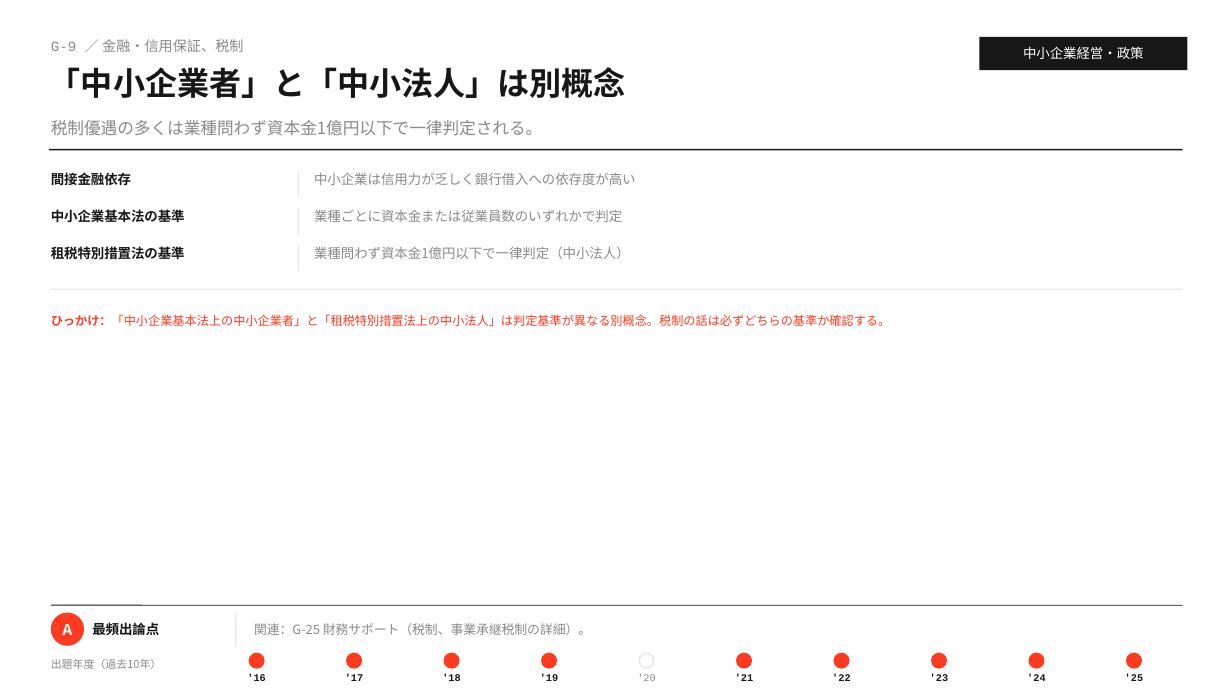
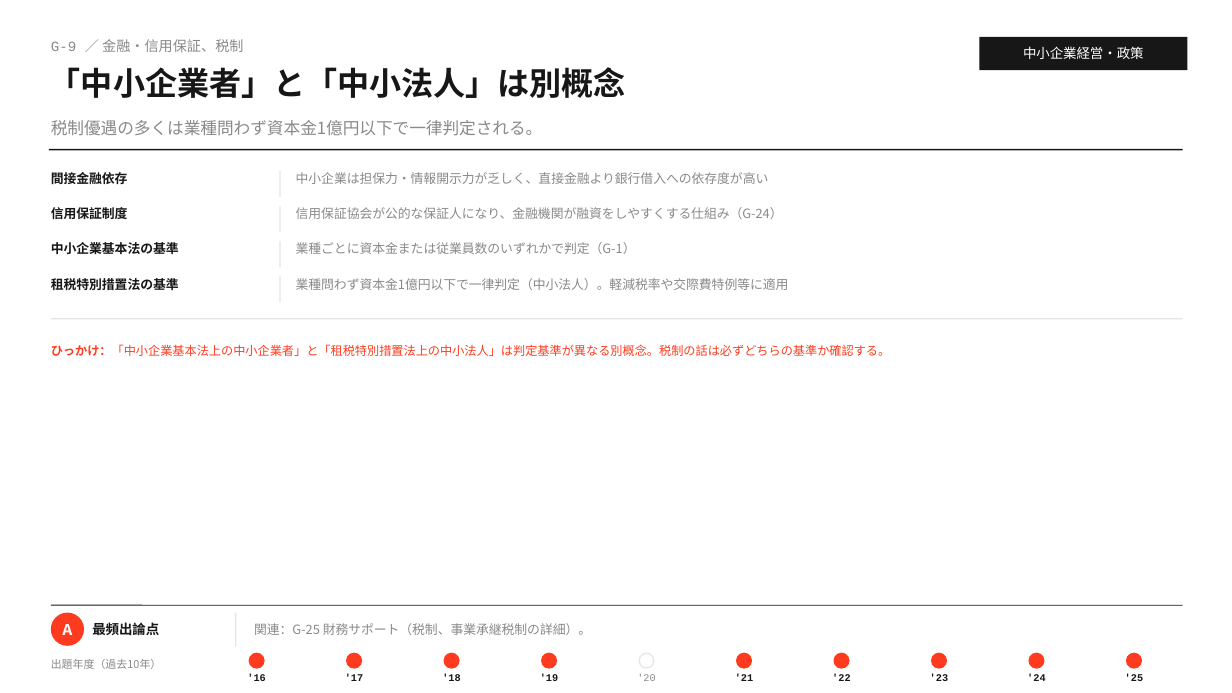
Before and after one commit to MasatoshiSano/SMEC, a slide deck: slide 15 of slides/1st_stage/G_sme_management_policy.pptx. Drawn at 1232x693 pixels with LibreOffice and Linux fonts; fonts in the diff are those of the drawing. Boxes give left, top, right and bottom in pixels: in the first picture for what was removed or moved away, otherwise in the second. Text is boxed around its words. In the diff, an @@ line names an element or a change of style, - is before the commit and + after.

```diff
--- a/slides/1st_stage/G_sme_management_policy.pptx
+++ b/slides/1st_stage/G_sme_management_policy.pptx
@@ line moved from (299, 171) - (299, 197) to (280, 171) - (280, 197) @@
@@ text at <box>296,172,769,184</box>: text changed; size 10.5 to 10 pt @@
-中小企業は信用力が乏しく銀行借入への依存度が高い
+中小企業は担保力・情報開示力が乏しく、直接金融より銀行借入への依存度が高い
@@ text added at <box>51,207,128,219</box>, 10 pt, text #171717, bold @@
+信用保証制度
@@ line moved from (299, 208) - (299, 234) to (280, 206) - (280, 232) @@
@@ text added at <box>296,207,783,219</box>, 10 pt, text #8A8A8A @@
+信用保証協会が公的な保証人になり、金融機関が融資をしやすくする仕組み（G-24）
@@ size 10.5 to 10 pt in 3 elements at <box>51,172,128,184</box>, <box>51,278,179,290</box>, <box>51,242,179,254</box> @@
@@ text "中小企業基本法の基準": place and size @@
-text "中小企業基本法の基準" at <box>51,209,185,223</box>
+text "中小企業基本法の基準" at <box>51,242,179,254</box>
@@ line moved from (299, 245) - (299, 271) to (280, 241) - (280, 267) @@
@@ text at <box>296,242,636,254</box>: text changed; size 10.5 to 10 pt @@
-業種ごとに資本金または従業員数のいずれかで判定
+業種ごとに資本金または従業員数のいずれかで判定（G-1）
@@ text "租税特別措置法の基準": place and size @@
-text "租税特別措置法の基準" at <box>51,246,185,259</box>
+text "租税特別措置法の基準" at <box>51,278,179,290</box>
@@ line added from (280, 276) to (280, 302), #E6E6E6 1 pt @@
@@ text at <box>296,278,789,290</box>: text changed; size 10.5 to 10 pt @@
-業種問わず資本金1億円以下で一律判定（中小法人）
+業種問わず資本金1億円以下で一律判定（中小法人）。軽減税率や交際費特例等に適用
@@ text "ひっかけ：「中小企業基本法上の中小企業者」と「租税特別措置法上の中小法人」は判定基準が異なる別概念。税制の話は必ずどちら ...": place and size @@
-text "ひっかけ：「中小企業基本法上の中小企業者」と「租税特別措置法上の中小法人」は判定基準が異なる別概念。税制の話は必ずどちら ..." at <box>51,314,890,326</box>
+text "ひっかけ：「中小企業基本法上の中小企業者」と「租税特別措置法上の中小法人」は判定基準が異なる別概念。税制の話は必ずどちら ..." at <box>51,344,890,356</box>
@@ line moved from (51, 289) - (1183, 289) to (51, 319) - (1183, 319) @@
```
Also in this commit, not shown: 11 other slides changed, 18 slides added, 2 other files.
